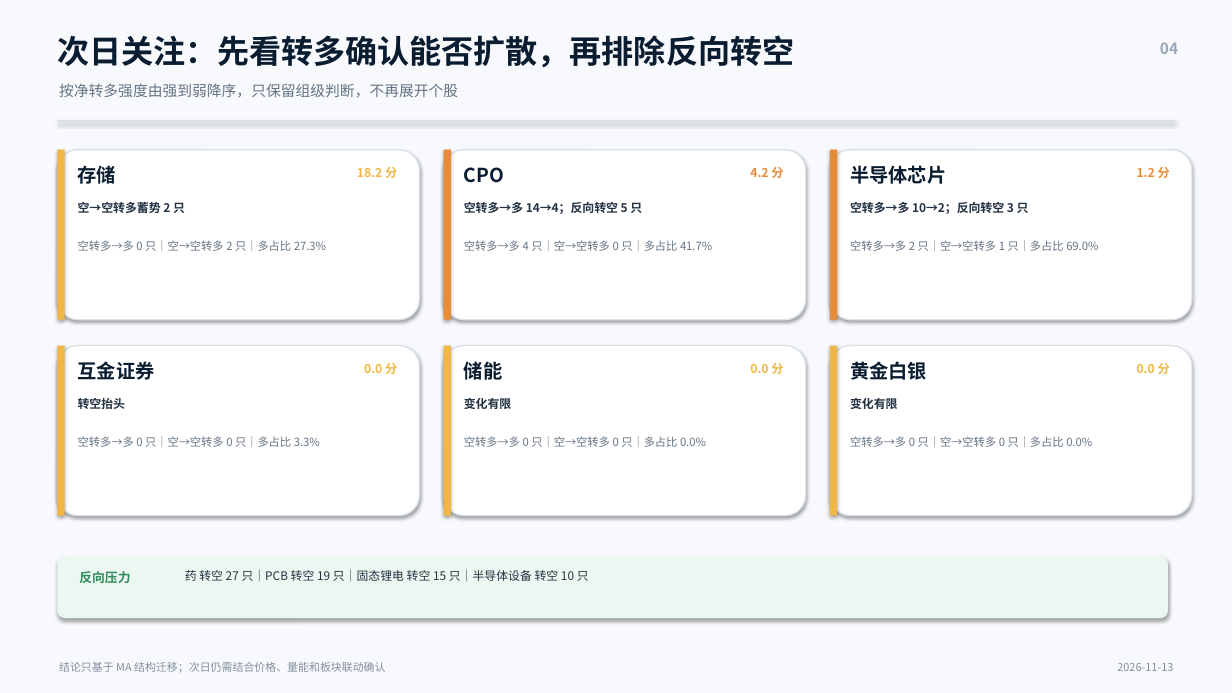
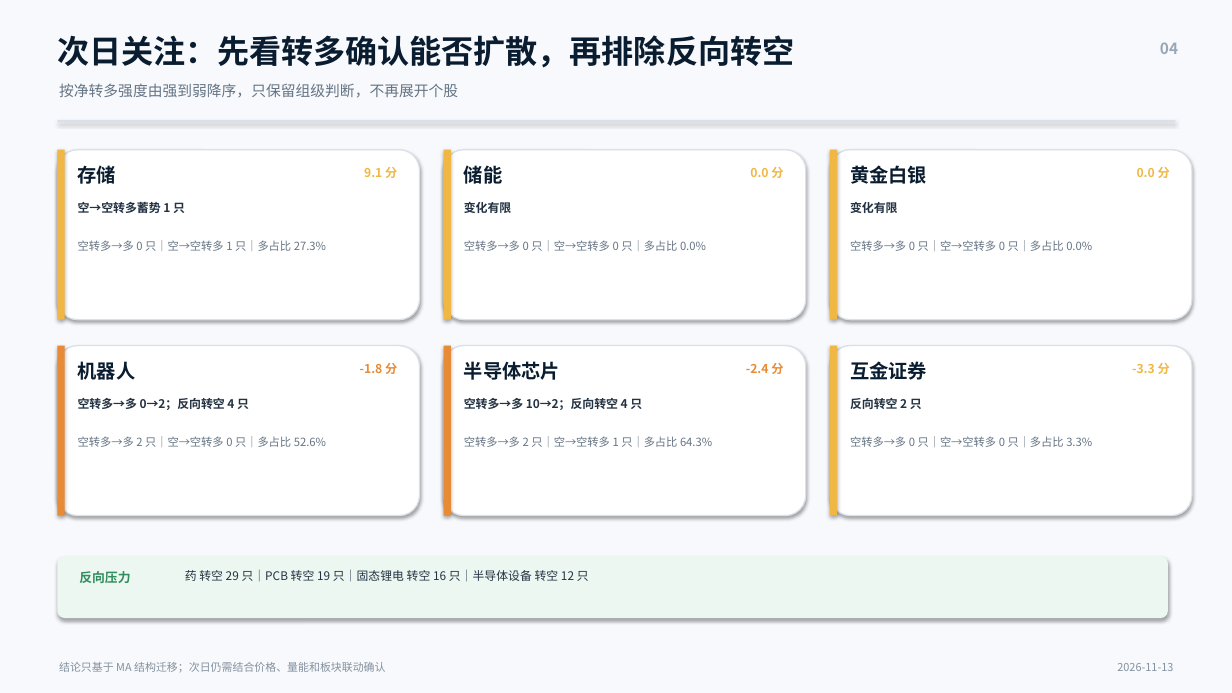
Before and after one commit to nancybhc/a-share-blast-lab, a slide deck: slide 4 of assets/多空阶段简报_2026-11-13.pptx. Drawn at 1232x693 pixels with LibreOffice and Linux fonts; fonts in the diff are those of the drawing. Boxes give left, top, right and bottom in pixels: in the first picture for what was removed or moved away, otherwise in the second. Text is boxed around its words. In the diff, an @@ line names an element or a change of style, - is before the commit and + after.

```diff
--- a/assets/多空阶段简报_2026-11-13.pptx
+++ b/assets/多空阶段简报_2026-11-13.pptx
@@ text at bbox=[364, 167, 397, 178]: text changed @@
-18.2 分
+9.1 分
@@ rectangle at bbox=[444, 150, 451, 320]: fill #E88B36 to #F0B744 @@
@@ text at bbox=[464, 162, 502, 188]: text changed @@
-CPO
+储能
@@ text at bbox=[750, 167, 783, 178]: text changed; text colour #E88B36 to #F0B744 @@
-4.2 分
+0.0 分
@@ rectangle at bbox=[830, 150, 837, 320]: fill #E88B36 to #F0B744 @@
@@ text at bbox=[850, 165, 927, 184]: text changed @@
-半导体芯片
+黄金白银
@@ text at bbox=[1137, 167, 1170, 178]: text changed; text colour #E88B36 to #F0B744 @@
-1.2 分
+0.0 分
@@ text at bbox=[78, 202, 185, 213]: text changed @@
-空→空转多蓄势 2 只
+空→空转多蓄势 1 只
@@ text at bbox=[464, 202, 511, 213]: text changed @@
-空转多→多 14→4；反向转空 5 只
+变化有限
@@ text at bbox=[850, 202, 897, 213]: text changed @@
-空转多→多 10→2；反向转空 3 只
+变化有限
@@ text at bbox=[78, 240, 326, 251]: text changed @@
-空转多→多 0 只｜空→空转多 2 只｜多占比 27.3%
+空转多→多 0 只｜空→空转多 1 只｜多占比 27.3%
@@ text at bbox=[464, 240, 706, 251]: text changed @@
-空转多→多 4 只｜空→空转多 0 只｜多占比 41.7%
+空转多→多 0 只｜空→空转多 0 只｜多占比 0.0%
@@ text at bbox=[850, 240, 1092, 251]: text changed @@
-空转多→多 2 只｜空→空转多 1 只｜多占比 69.0%
+空转多→多 0 只｜空→空转多 0 只｜多占比 0.0%
@@ rectangle at bbox=[57, 346, 65, 516]: fill #F0B744 to #E88B36 @@
@@ rectangle at bbox=[444, 346, 451, 516]: fill #F0B744 to #E88B36 @@
@@ text at bbox=[78, 361, 136, 380]: text changed @@
-互金证券
+机器人
@@ text at bbox=[360, 363, 397, 374]: text changed; text colour #F0B744 to #E88B36 @@
-0.0 分
+-1.8 分
@@ text at bbox=[464, 361, 560, 380]: text changed @@
-储能
+半导体芯片
@@ text at bbox=[746, 363, 783, 374]: text changed; text colour #F0B744 to #E88B36 @@
-0.0 分
+-2.4 分
@@ text at bbox=[850, 361, 927, 380]: text changed @@
-黄金白银
+互金证券
@@ text at bbox=[1132, 363, 1170, 374]: text changed @@
-0.0 分
+-3.3 分
@@ text at bbox=[78, 398, 249, 410]: text changed @@
-转空抬头
+空转多→多 0→2；反向转空 4 只
@@ text at bbox=[464, 398, 642, 410]: text changed @@
-变化有限
+空转多→多 10→2；反向转空 4 只
@@ text at bbox=[850, 398, 922, 409]: text changed @@
-变化有限
+反向转空 2 只
@@ text at bbox=[78, 436, 326, 447]: text changed @@
-空转多→多 0 只｜空→空转多 0 只｜多占比 3.3%
+空转多→多 2 只｜空→空转多 0 只｜多占比 52.6%
@@ text at bbox=[464, 436, 712, 447]: text changed @@
-空转多→多 0 只｜空→空转多 0 只｜多占比 0.0%
+空转多→多 2 只｜空→空转多 1 只｜多占比 64.3%
@@ text at bbox=[850, 436, 1092, 447]: text changed @@
-空转多→多 0 只｜空→空转多 0 只｜多占比 0.0%
+空转多→多 0 只｜空→空转多 0 只｜多占比 3.3%
@@ text at bbox=[185, 570, 589, 582]: text changed @@
-药 转空 27 只｜PCB 转空 19 只｜固态锂电 转空 15 只｜半导体设备 转空 10 只
+药 转空 29 只｜PCB 转空 19 只｜固态锂电 转空 16 只｜半导体设备 转空 12 只
```
Also in this commit, not shown: 3 other slides changed, 13 other files.
